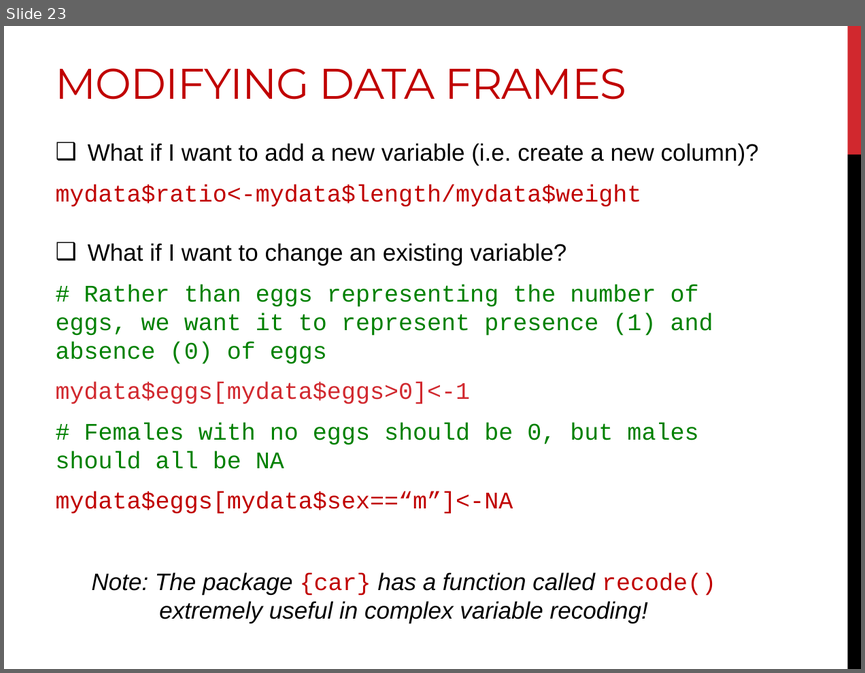
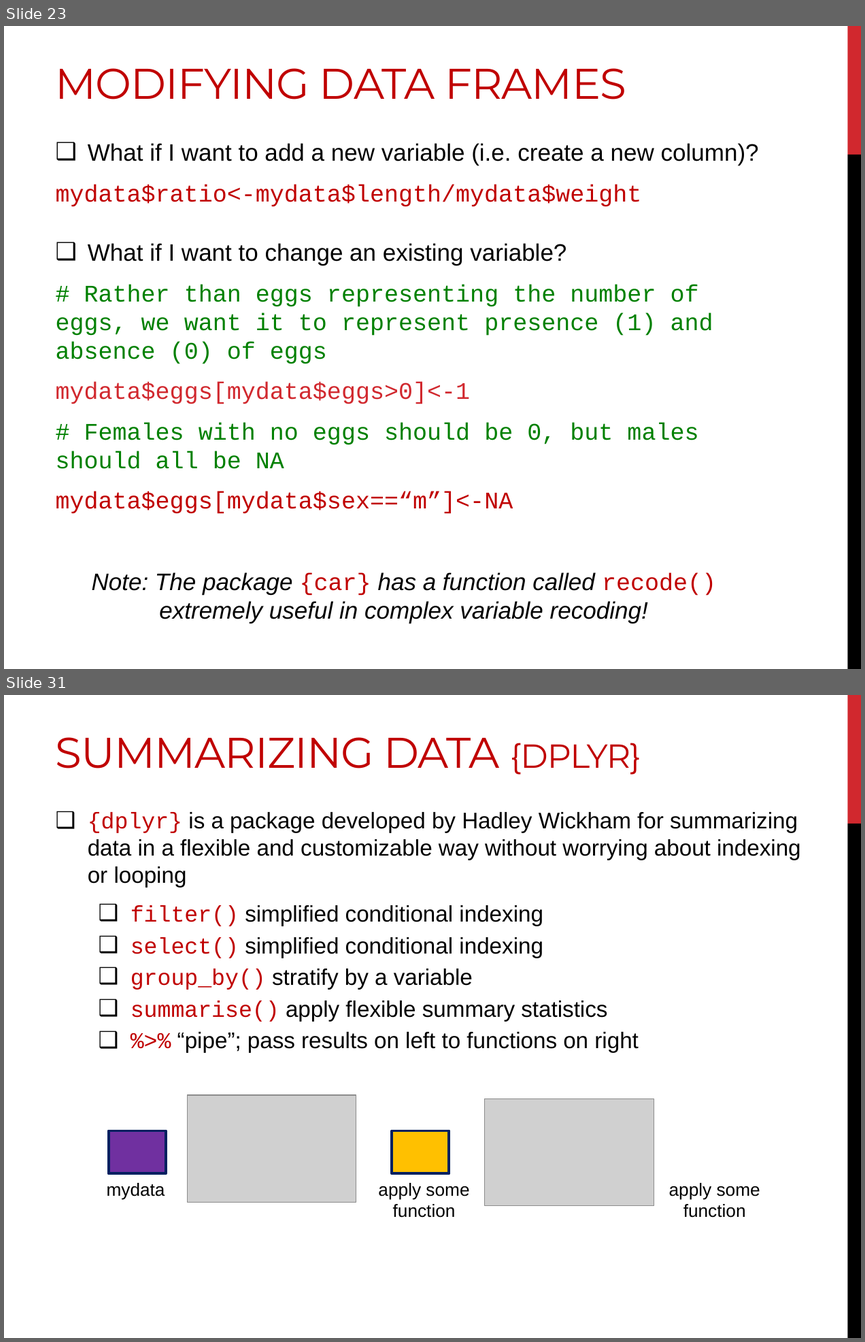
Before and after one commit to DanielleQuinn/RBarMUN, a slide deck: IntroWorkshop/RBar_IntroII.pptx. Shown one above the other, each under a label of ours: slide 23 before the commit, slides 23 and 31 after it; the slides between them are not shown. The pictures are 865x673 and 865x1342 pixels, drawn with LibreOffice and Linux fonts; fonts in the diff are those of the drawing; grey boxes stand for pictures. Boxes give left, top, right and bottom in pixels: in the first picture for what was removed or moved away, otherwise in the second. Text is boxed around its words. In the diff, an @@ line names an element or a change of style, - is before the commit and + after.

```diff
--- a/IntroWorkshop/RBar_IntroII.pptx
+++ b/IntroWorkshop/RBar_IntroII.pptx
@@ slide 31 added at [4, 695, 861, 1338], background #FFFFFF; not listed: 2 template elements that a slide beside it also shows @@
@@ title added at [56, 737, 640, 775], 36 pt, text #C00000 @@
+SUMMARIZING DATA {DPLYR}
@@ text added at [88, 812, 801, 1053], 19 pt, text #000000 @@
+❑ {dplyr} is a package developed by Hadley Wickham for summarizing data in a flexible and customizable way without worrying about indexing or looping
+  ❑ filter() simplified conditional indexing
+  ❑ select() simplified conditional indexing
+  ❑ group_by() stratify by a variable
+  ❑ summarise() apply flexible summary statistics
+  ❑ %>% “pipe”; pass results on left to functions on right
@@ picture added at [188, 1095, 356, 1202] @@
@@ picture added at [485, 1098, 653, 1206] @@
@@ rectangle added at [109, 1130, 166, 1173], fill #7030A0, outline #002060 2.25 pt @@
@@ rectangle added at [392, 1130, 449, 1173], fill #FFC000, outline #002060 2.25 pt @@
@@ text added at [107, 1183, 165, 1199], 15 pt, text #000000 @@
+mydata
@@ text added at [378, 1183, 469, 1217], 15 pt, text #000000 @@
+apply some function
@@ text added at [669, 1183, 760, 1217], 15 pt, text #000000 @@
+apply some function
```
Also in this commit, not shown: 10 slides changed, 2 other slides added, 3 slides removed.
